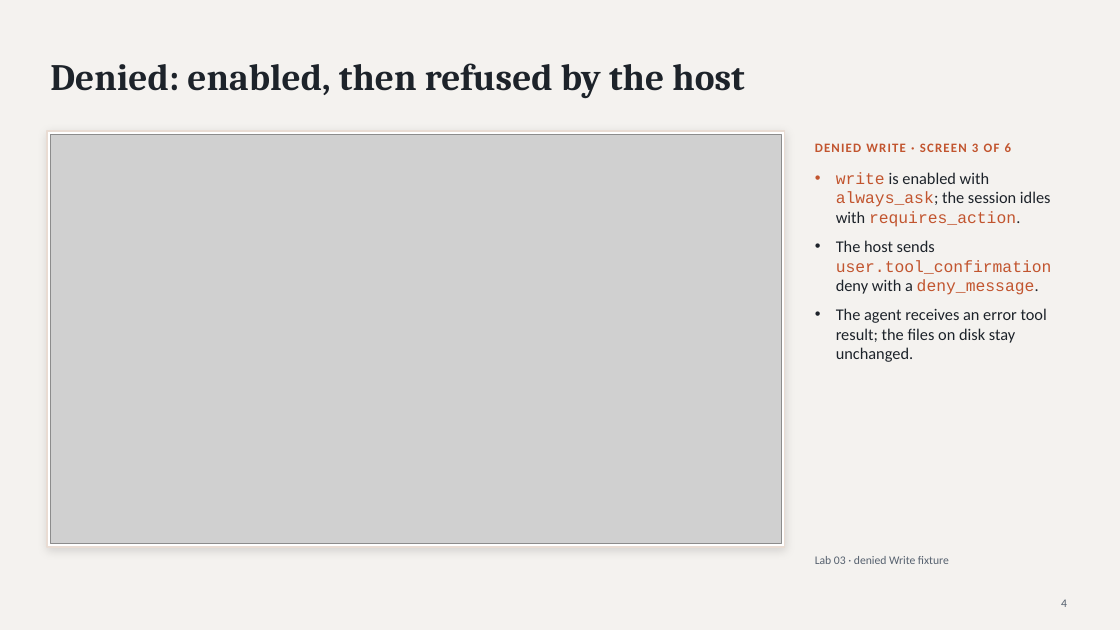
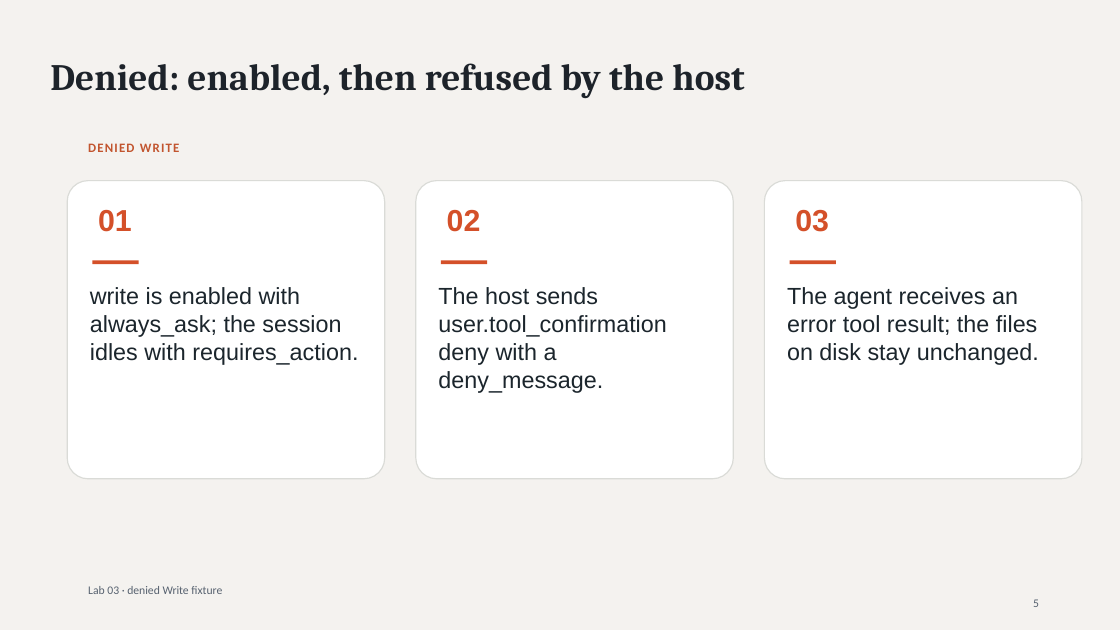
Before and after one commit to luiscoco/Udemy-claude-managed-agents-Lab-75, a slide deck: slide 5 of presentations/lab03/output/Lab03-Claude-Managed-Agents-Built-in-Tools.pptx (slide 4 before the commit). Drawn at 1120x630 pixels with LibreOffice and Linux fonts; fonts in the diff are those of the drawing; grey boxes stand for pictures. Boxes give left, top, right and bottom in pixels: in the first picture for what was removed or moved away, otherwise in the second. Text is boxed around its words. In the diff, an @@ line names an element or a change of style, - is before the commit and + after.

```diff
--- a/presentations/lab03/output/Lab03-Claude-Managed-Agents-Built-in-Tools.pptx
+++ b/presentations/lab03/output/Lab03-Claude-Managed-Agents-Built-in-Tools.pptx
@@ rectangle removed at [47, 131, 785, 547] @@
@@ picture removed at [50, 134, 781, 544] @@
@@ text at [88, 143, 180, 152]: text changed @@
-DENIED WRITE · SCREEN 3 OF 6
+DENIED WRITE
@@ text at [836, 172, 1052, 295]: paragraphs removed @@
-• write is enabled with always_ask; the session idles with requires_action.
-• The host sends user.tool_confirmation deny with a deny_message.
@@ rounded rectangle added at [67, 181, 385, 479], fill #FFFFFF, outline #DADBD7 1 pt @@
@@ rounded rectangle added at [416, 181, 734, 479], fill #FFFFFF, outline #DADBD7 1 pt @@
@@ rounded rectangle added at [765, 181, 1082, 479], fill #FFFFFF, outline #DADBD7 1 pt @@
@@ text added at [98, 210, 132, 232], 26 pt, text #D45029, bold @@
+01
@@ text added at [447, 210, 481, 232], 26 pt, text #D45029, bold @@
+02
@@ text added at [795, 210, 829, 232], 26 pt, text #D45029, bold @@
+03
@@ rectangle added at [92, 260, 139, 264], fill #D45029 @@
@@ rectangle added at [441, 260, 487, 264], fill #D45029 @@
@@ rectangle added at [790, 260, 836, 264], fill #D45029 @@
@@ text added at [90, 287, 358, 365], 20 pt, text #1B252C @@
+write is enabled with always_ask; the session idles with requires_action.
@@ text added at [438, 287, 666, 393], 20 pt, text #1B252C @@
+The host sends user.tool_confirmation deny with a deny_message.
@@ text "The agent receives an error ...": place and size @@
-text "The agent receives an error ..." at [836, 172, 1052, 362]
+text "The agent receives an error ..." at [787, 287, 1039, 365]
@@ text "The agent receives an error ..." at [787, 287, 1039, 365]: size 14 to 20 pt, font Calibri to Arial, text colour #1D232A to #1B252C; bullet • to none; less space between paragraphs @@
@@ text "Lab 03 · denied Write ...": place and size @@
-text "Lab 03 · denied Write ..." at [815, 556, 949, 564]
+text "Lab 03 · denied Write ..." at [88, 586, 222, 594]
@@ text at [1033, 599, 1039, 607]: text changed @@
-4
+5
```
Also in this commit, not shown: 21 other slides changed, 3 slides added, 4 other files.
